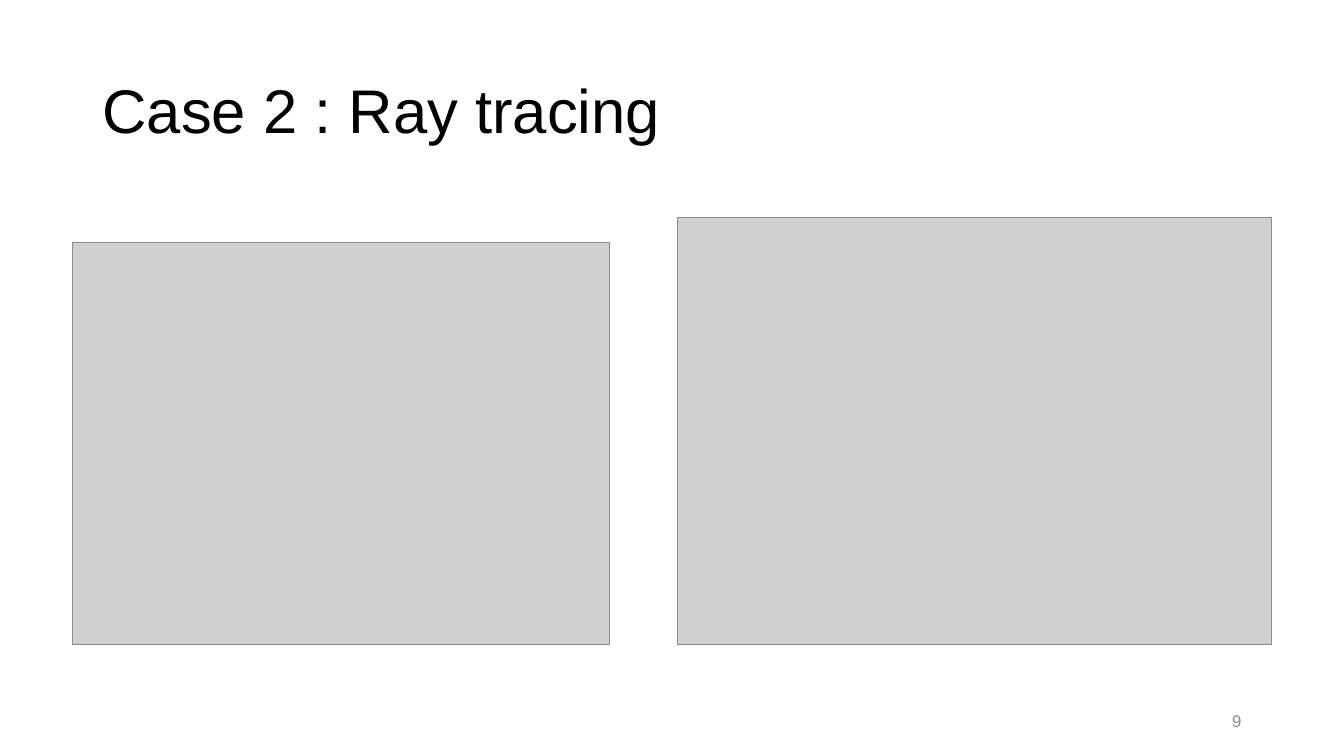
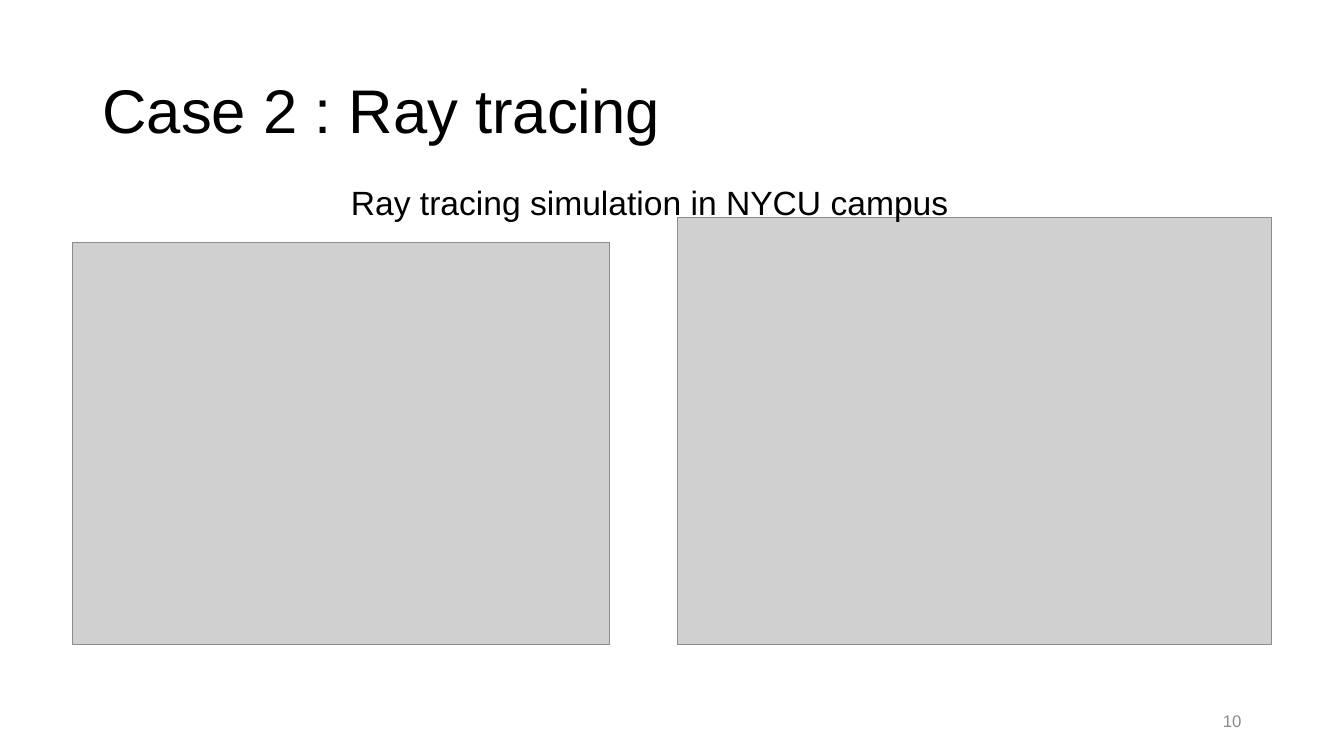
Before and after one commit to NYCU-ICCLab/sionna_introduction, a slide deck: slide 10 of sionna_introduction.pptx (slide 9 before the commit). Drawn at 1344x756 pixels with LibreOffice and Linux fonts; fonts in the diff are those of the drawing; grey boxes stand for pictures; background and template pictures are left out. Boxes give left, top, right and bottom in pixels: in the first picture for what was removed or moved away, otherwise in the second. Text is boxed around its words. In the diff, an @@ line names an element or a change of style, - is before the commit and + after.

```diff
--- a/sionna_introduction.pptx
+++ b/sionna_introduction.pptx
@@ text added at (351,190,949,222), 24 pt, text #000000 @@
+Ray tracing simulation in NYCU campus
@@ page number at (1223,715,1242,727): text changed @@
-9
+10
```
Also in this commit, not shown: 3 other slides changed, 1 slide added, 4 other files.
